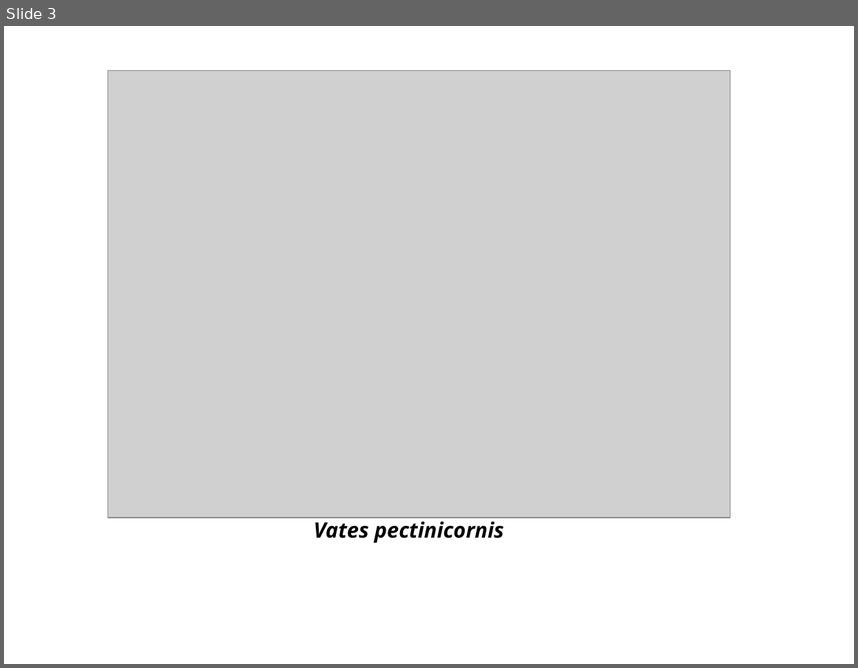
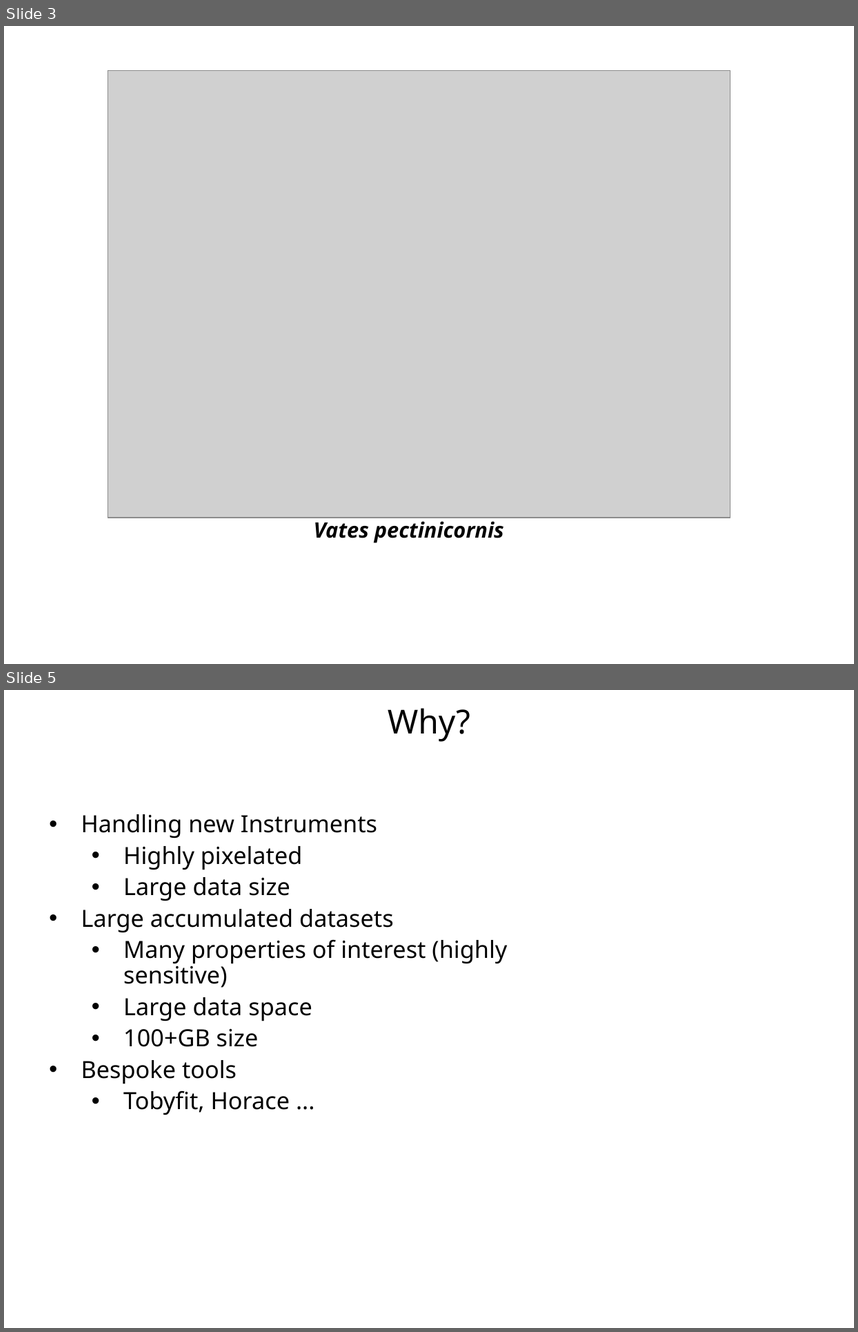
Before and after one commit to mantidproject/documents, a slide deck: Presentations/NOBUGS 2010/VATES NOBUGS 2010.ppt. Shown one above the other, each under a label of ours: slide 3 before the commit, slides 3 and 5 after it; the slides between them are not shown. The pictures are 858x668 and 858x1332 pixels, drawn with LibreOffice and Linux fonts; fonts in the diff are those of the drawing; grey boxes stand for pictures; background and template pictures are left out. Boxes give left, top, right and bottom in pixels: in the first picture for what was removed or moved away, otherwise in the second. Text is boxed around its words. In the diff, an @@ line names an element or a change of style, - is before the commit and + after.

```diff
--- a/Presentations/NOBUGS 2010/VATES NOBUGS 2010.ppt
+++ b/Presentations/NOBUGS 2010/VATES NOBUGS 2010.ppt
@@ slide 5 added at (4,690,854,1328), background #FFFFFF @@
@@ text added at (388,708,470,742), 28 pt, text #000000 @@
+Why?
@@ text added at (81,814,507,1115), 20 pt, text #000000 @@
+• Handling new Instruments
+  • Highly pixelated
+  • Large data size
+• Large accumulated datasets
+  • Many properties of interest (highly sensitive)
+  • Large data space
+  • 100+GB size
+• Bespoke tools
+  • Tobyfit, Horace ...
```
Also in this commit, not shown: 4 slides changed, 1 slide removed, 1 other file.
